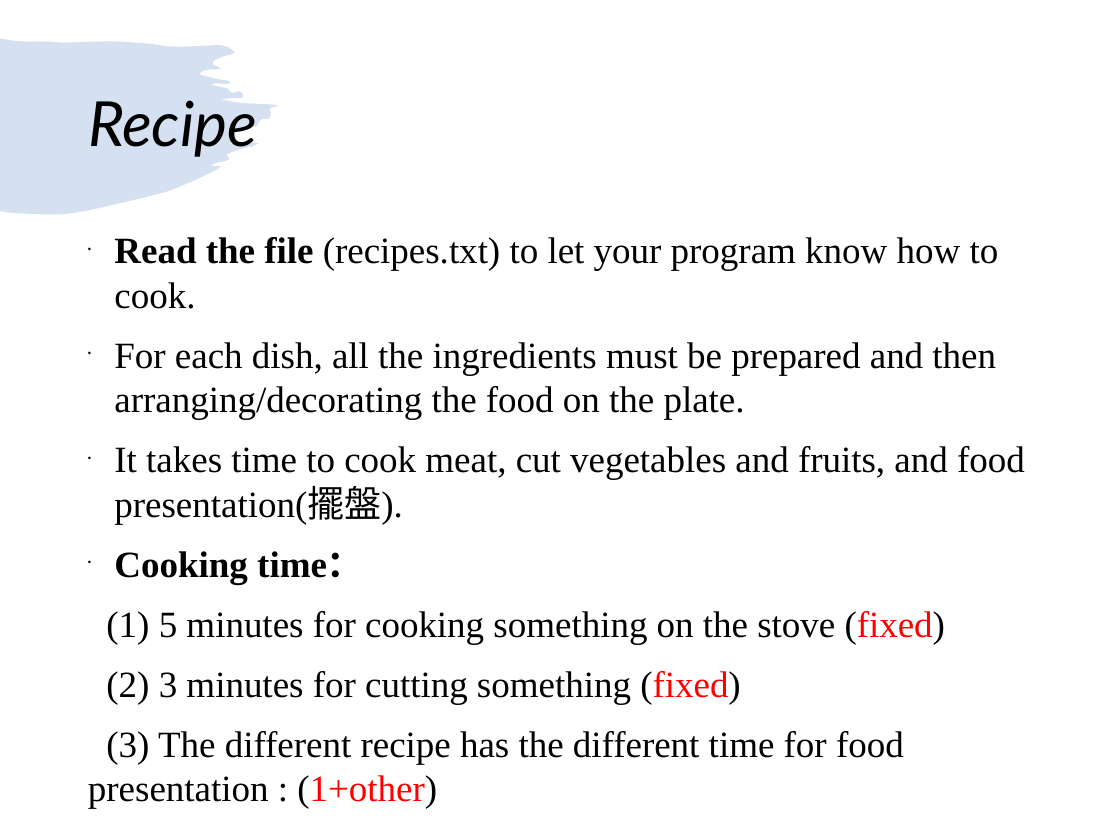
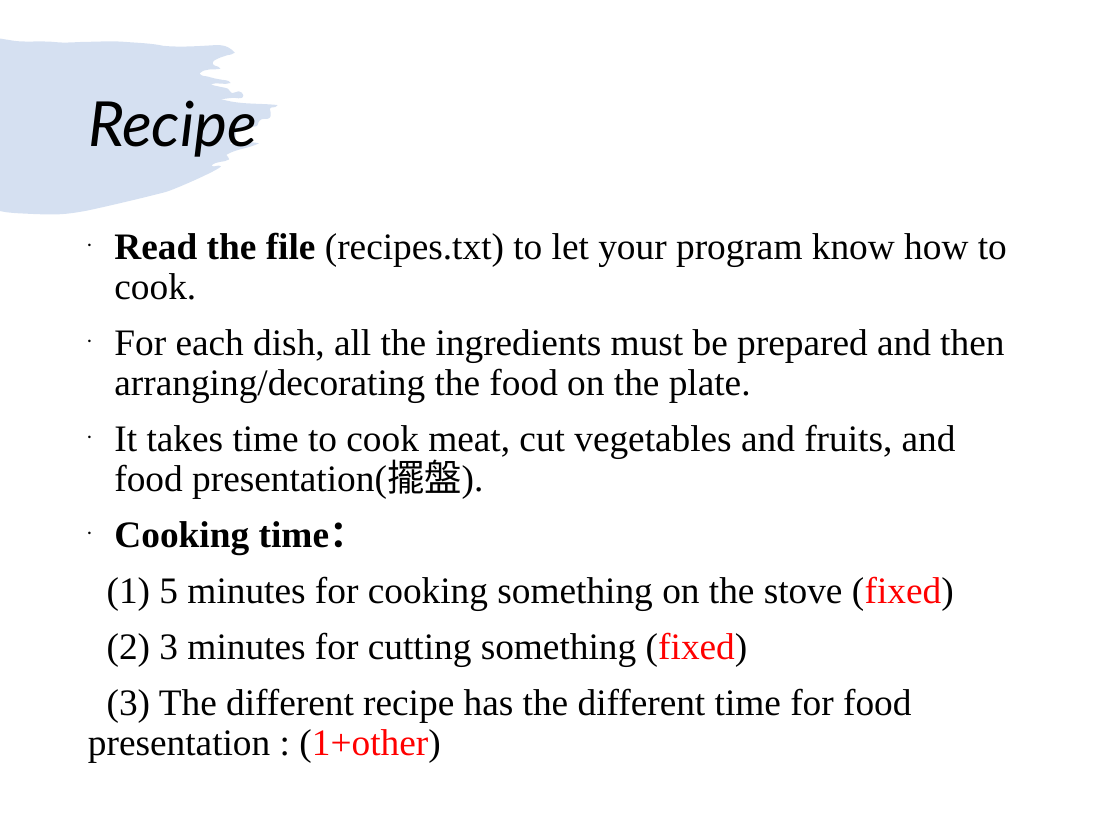
Before and after one commit to FeHeap/Recast_C, a slide deck: slide 14 of NCHU-CSE-DataStructure/Homework_2/Homework_2.ppt. Drawn at 1120x840 pixels with LibreOffice and Linux fonts; fonts in the diff are those of the drawing. Boxes give left, top, right and bottom in pixels: in the first picture for what was removed or moved away, otherwise in the second. Text is boxed around its words. In the diff, an @@ line names an element or a change of style, - is before the commit and + after.

```diff
--- a/NCHU-CSE-DataStructure/Homework_2/Homework_2.ppt
+++ b/NCHU-CSE-DataStructure/Homework_2/Homework_2.ppt
@@ text "Read the file (recipes.txt) to ..." at [88,232,1007,762]: size 23.8 to 24 pt; line spacing 1 to 0.9 @@
```
Also in this commit, not shown: 3 other slides changed, 4 other files.
